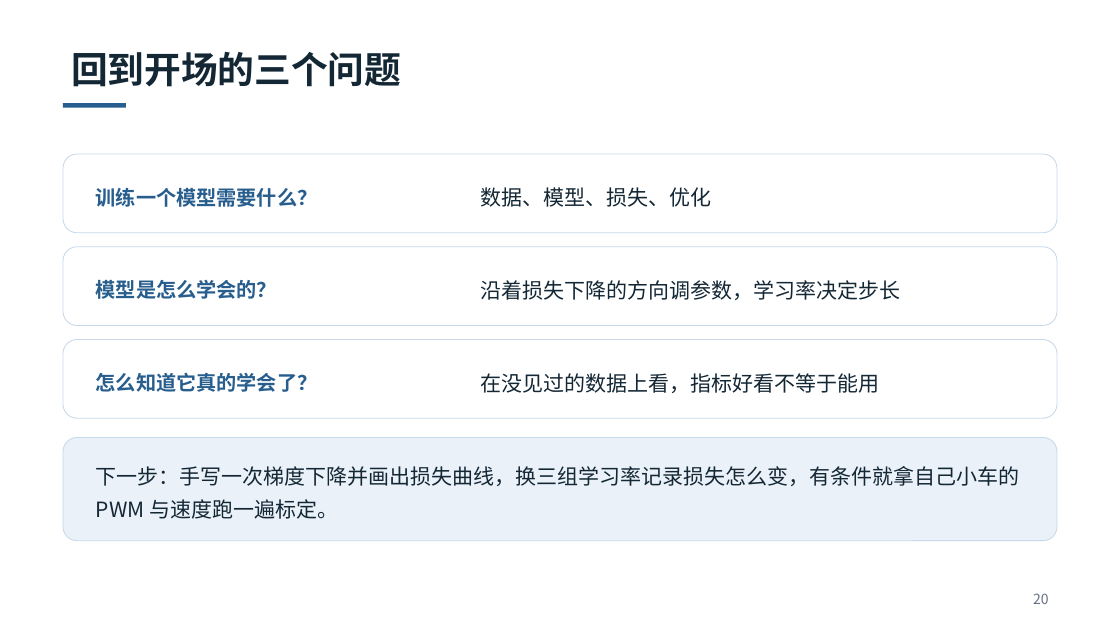
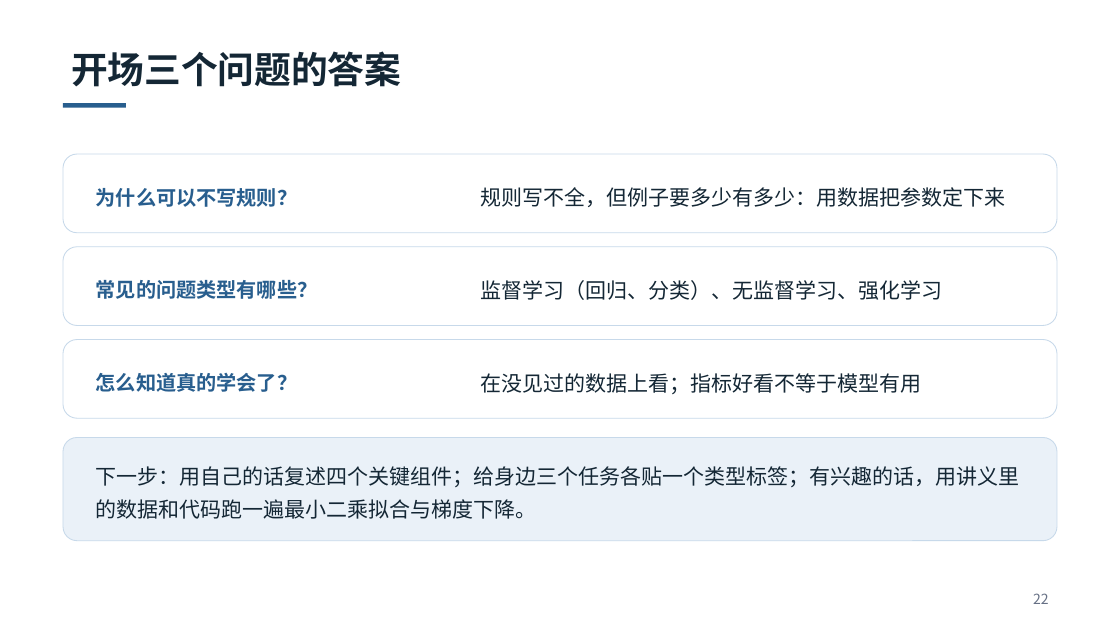
Before and after one commit to fjfjkk2717821463-cpu/Robo-Education-Recruitment, a slide deck: slide 22 of slides/机器学习基础-让程序从数据里找规律.pptx (slide 20 before the commit). Drawn at 1120x630 pixels with LibreOffice and Linux fonts; fonts in the diff are those of the drawing. Boxes give left, top, right and bottom in pixels: in the first picture for what was removed or moved away, otherwise in the second. Text is boxed around its words. In the diff, an @@ line names an element or a change of style, - is before the commit and + after.

Commit message:
课件改为 22 页概念入门版：新增问题类型、四组件、任务分类练习

```diff
--- a/slides/机器学习基础-让程序从数据里找规律.pptx
+++ b/slides/机器学习基础-让程序从数据里找规律.pptx
@@ text at [71, 51, 401, 87]: text changed @@
-回到开场的三个问题
+开场三个问题的答案
@@ text at [96, 188, 297, 207]: text changed @@
-训练一个模型需要什么？
+为什么可以不写规则？
@@ text at [481, 187, 1006, 207]: text changed @@
-数据、模型、损失、优化
+规则写不全，但例子要多少有多少：用数据把参数定下来
@@ text at [96, 280, 318, 299]: text changed @@
-模型是怎么学会的？
+常见的问题类型有哪些？
@@ text at [481, 280, 943, 300]: text changed @@
-沿着损失下降的方向调参数，学习率决定步长
+监督学习（回归、分类）、无监督学习、强化学习
@@ text at [96, 373, 297, 392]: text changed @@
-怎么知道它真的学会了？
+怎么知道真的学会了？
@@ text at [481, 373, 922, 394]: text changed @@
-在没见过的数据上看，指标好看不等于能用
+在没见过的数据上看；指标好看不等于模型有用
@@ text at [96, 466, 1020, 519]: text changed @@
-下一步：手写一次梯度下降并画出损失曲线，换三组学习率记录损失怎么变，有条件就拿自己小车的 PWM 与速度跑一遍标定。
+下一步：用自己的话复述四个关键组件；给身边三个任务各贴一个类型标签；有兴趣的话，用讲义里的数据和代码跑一遍最小二乘拟合与梯度下降。
@@ text at [1033, 593, 1049, 604]: text changed @@
-20
+22
```
Also in this commit, not shown: 15 other slides changed, 6 slides added, 4 slides removed, 3 other files.
